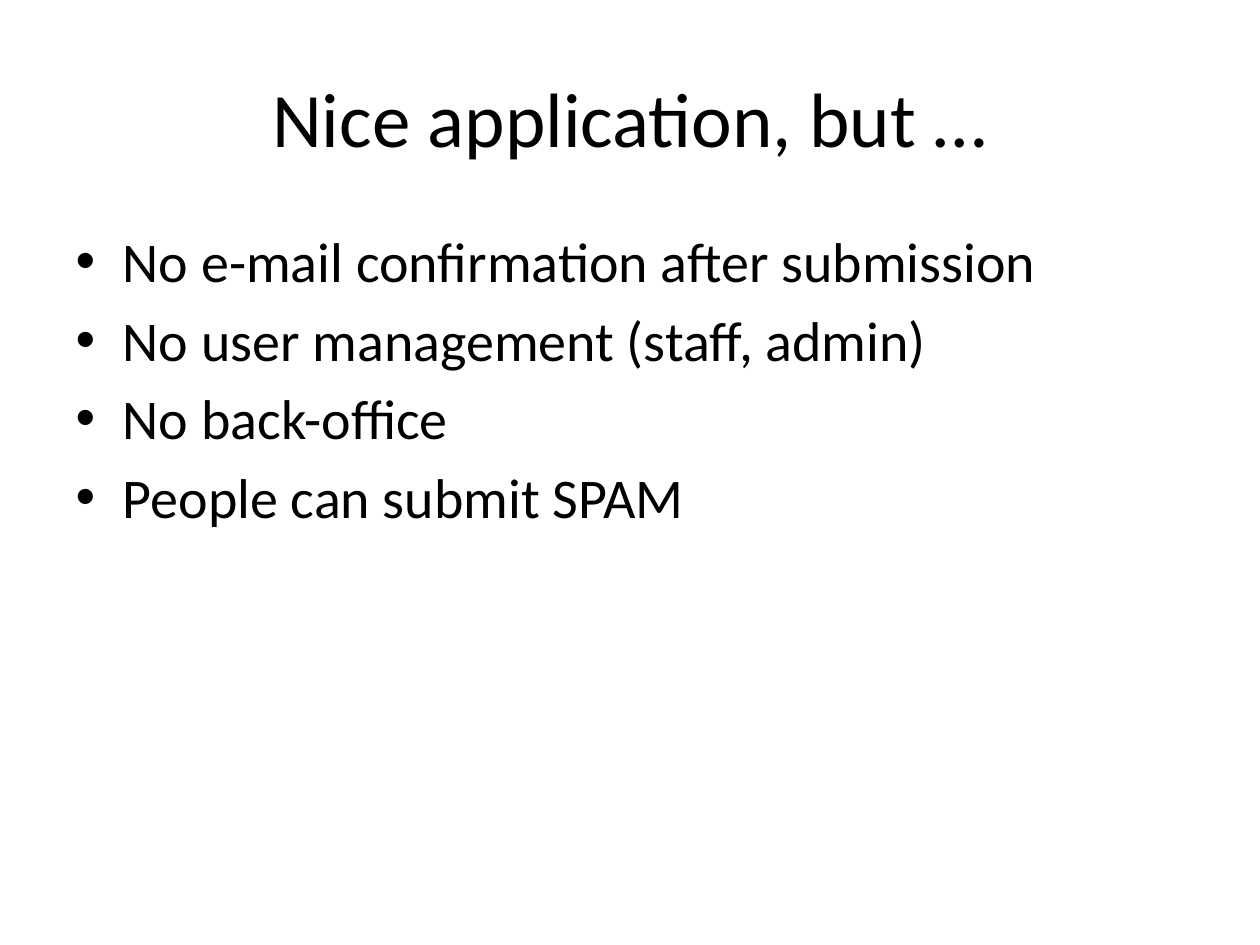
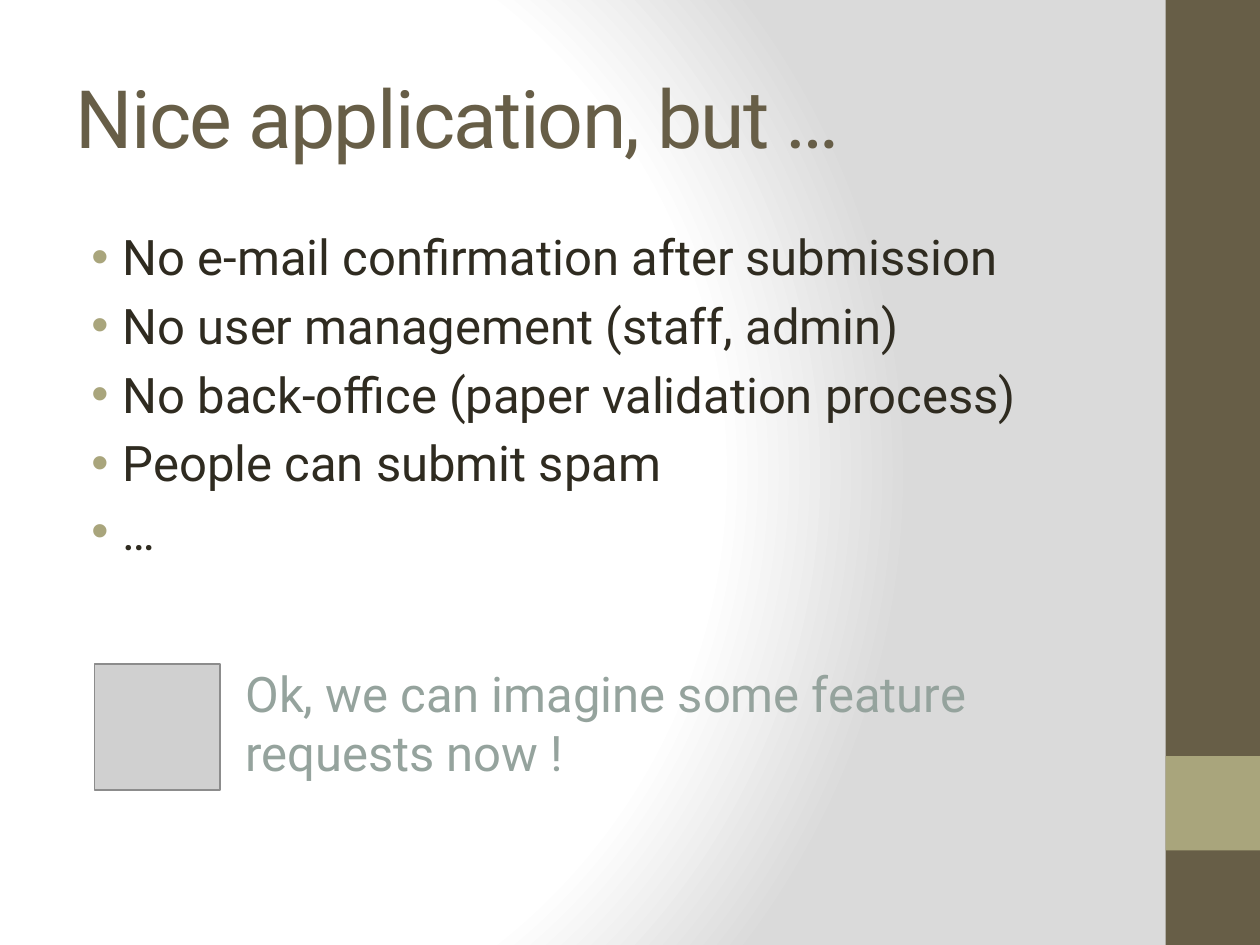
Before and after one commit to bouquetf/call-for-paper, a slide deck: slide 5 of slides/slides.pptx. Drawn at 1260x945 pixels with LibreOffice and Linux fonts; fonts in the diff are those of the drawing; grey boxes stand for pictures. Boxes give left, top, right and bottom in pixels: in the first picture for what was removed or moved away, otherwise in the second. Text is boxed around its words. In the diff, an @@ line names an element or a change of style, - is before the commit and + after.

Commit message:
updating slides

```diff
--- a/slides/slides.pptx
+++ b/slides/slides.pptx
@@ background #FFFFFF to gradient #FFFFFF to #DADADA @@
@@ rectangle added at [1166, 0, 1260, 945], fill #675E47 @@
@@ title "Nice application, but …" at [76, 87, 769, 165]: size 44 to 46 pt, font Calibri to Roboto, text colour #000000 to #675E47, letter spacing 0 to -1 pt; alignment centre to left @@
@@ text at [123, 237, 998, 355]: size 32 to 28 pt, font Calibri to Roboto, text colour #000000 to #2F2B20 in "No e-mail confirmation after submission", "No user management (staff, admin)"; indent changed @@
@@ text at [123, 374, 1016, 491]: text changed; size 32 to 28 pt; font Calibri to Roboto; text colour #000000 to #2F2B20 @@
-• No back-office
-• People can submit SPAM
+• No back-office (paper validation process)
+• People can submit spam
+• …
@@ picture added at [94, 664, 220, 790] @@
@@ text added at [245, 675, 966, 781], 28 pt, text #95A39D @@
+Ok, we can imagine some feature requests now !
@@ rectangle added at [1166, 756, 1260, 850], fill #A9A57C @@
```
Also in this commit, not shown: 9 other slides changed, 7 slides added.
